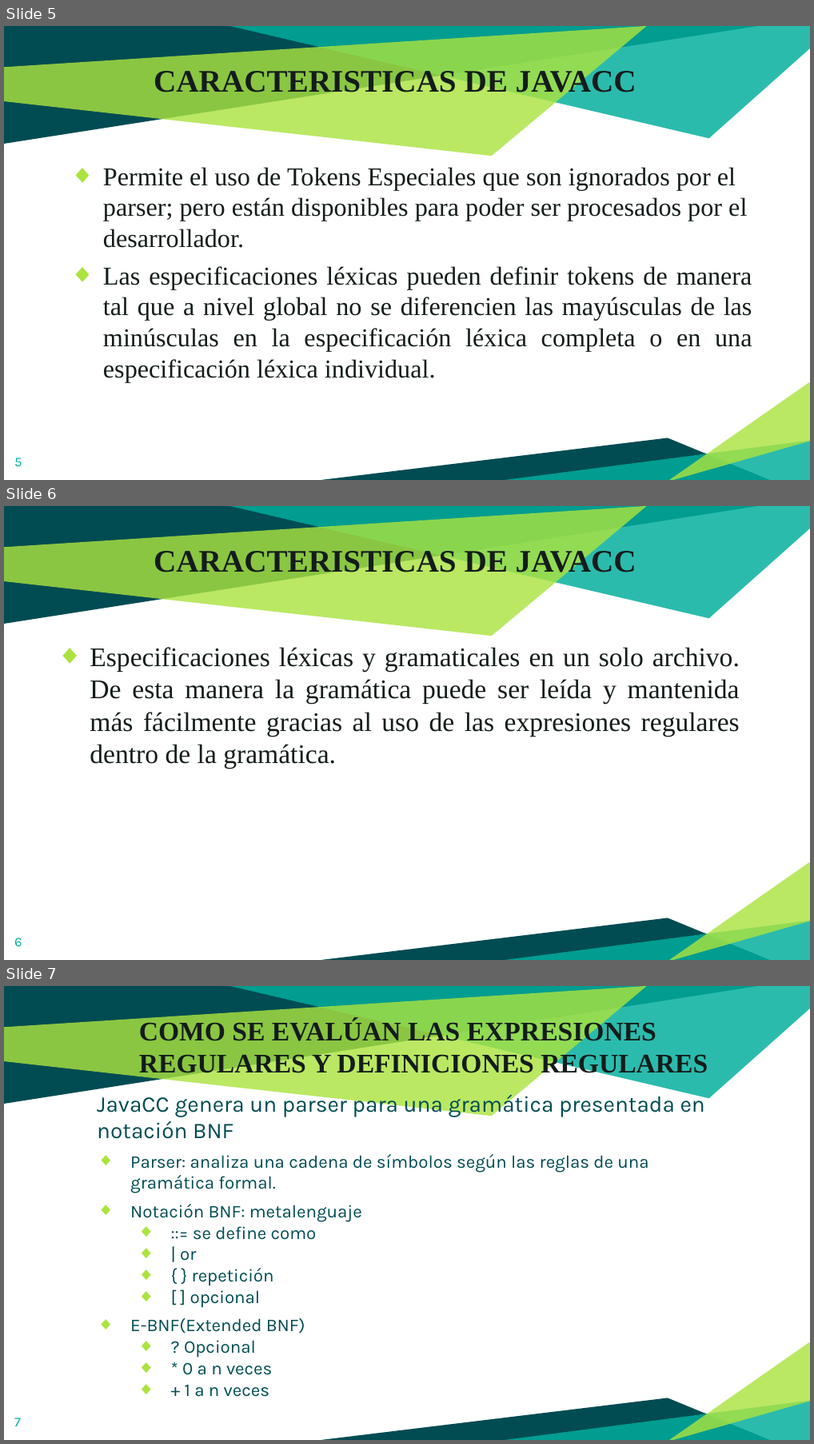
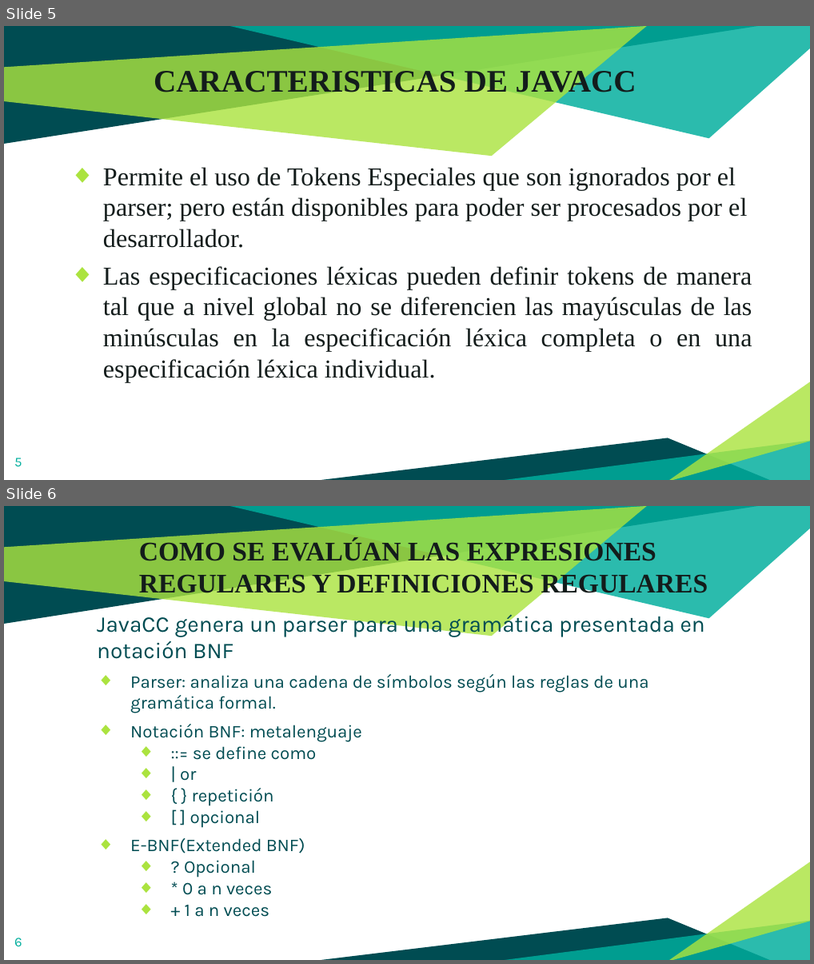
Before and after one commit to cristian1525aragon/javacc, a slide deck: Java CC.pptx. Shown one above the other, each under a label of ours: slides 5, 6 and 7 before the commit, slides 5 and 6 after it. The pictures are 814x1444 and 814x964 pixels, drawn with LibreOffice and Linux fonts; fonts in the diff are those of the drawing. Boxes give left, top, right and bottom in pixels: in the first picture for what was removed or moved away, otherwise in the second. Text is boxed around its words. In the diff, an @@ line names an element or a change of style, - is before the commit and + after.

```diff
--- a/Java CC.pptx
+++ b/Java CC.pptx
@@ slide 6 removed at bbox=[4, 506, 810, 960], background #FFFFFF; not listed: 6 template elements that a slide beside it also shows @@
@@ title removed at bbox=[154, 547, 637, 577] @@
-CARACTERISTICAS DE JAVACC
@@ text removed at bbox=[90, 647, 740, 768] @@
-◆ Especificaciones léxicas y gramaticales en un solo archivo. De esta manera la gramática puede ser leída y mantenida más fácilmente gracias al uso de las expresiones regulares dentro de la gramática.
@@ page number removed at bbox=[14, 937, 22, 946] @@
-6
@@ what was slide 7 is now slide 6 @@
@@ page number at bbox=[14, 937, 22, 946]: text changed @@
-7
+6
```
Also in this commit, not shown: 1 other file.
